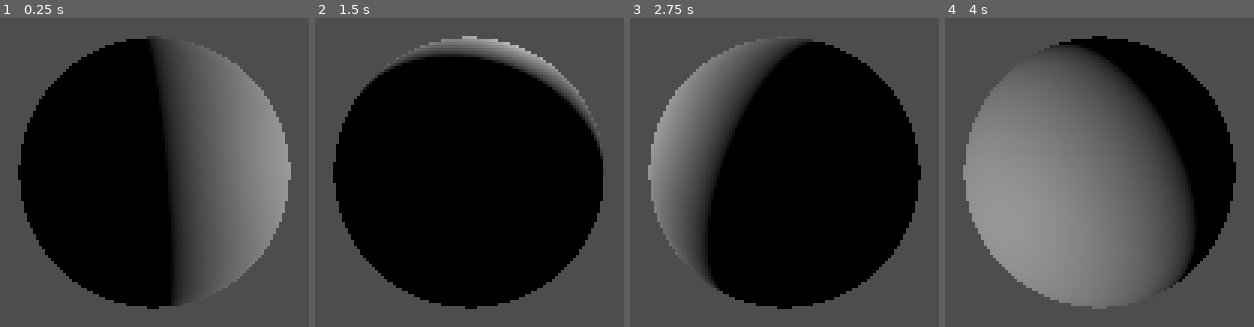
Above: before the commit, frames 1-4 (left to right).
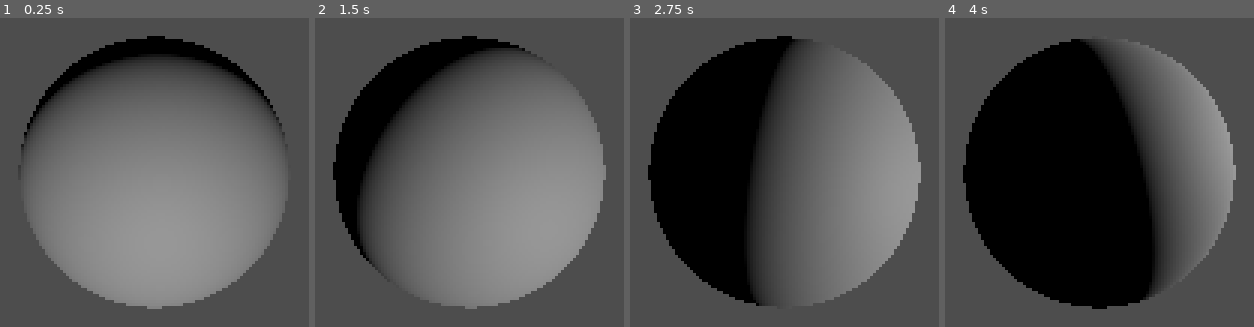
Above: after the commit, the same moments.

Repository: OgGhostJelly/Space
Game: Godot game, scene res://src/objects/main/main.tscn
The game is run twice, just before and just after one commit, with the same random seed, the same clock (stepped at 60 frames per second) and the same inputs. Before the commit the project starts from res://src/classes/world/world.tscn.
Inputs (mouse positions are in pixels of both pictures, inside the frame that each line leads up to):
- Up to frame 1 (0.25 s): no input
- Up to frame 2 (1.5 s): move the mouse to (outside the picture) at 0.52 s; hold Space (fire) 0.53-1.28 s; move the mouse to (outside the picture) at 1.27 s; tap Space (fire) at 1.35 s
- Up to frame 3 (2.75 s): move the mouse to (outside the picture) at 2.02 s; hold Space (fire) from 2.03 s (still down)
- Up to frame 4 (4 s): move the mouse to (outside the picture) at 2.77 s; release Space (fire) at 2.78 s; tap Space (fire) at 2.85 s; move the mouse to (outside the picture) at 3.52 s; hold Space (fire) from 3.53 s (still down)

The runs differ from the first frame. In frame 1, 50% of the frame differs, in the area x 5-95%, y 5-95%; in frame 2, 52%; in frame 3, 52%; in frame 4, 56%.

Commit message:
moving around and updates

Diff:
--- a/project.godot
+++ b/project.godot
@@ -9,39 +9,39 @@
 config_version=5
 
 _global_script_classes=[{
-"base": "MeshInstance3D",
+"base": "Area3D",
 "class": &"Planet",
 "language": &"GDScript",
-"path": "res://src/classes/planet/planet.gd"
+"path": "res://src/objects/world/subobjects/planet/planet.gd"
 }, {
 "base": "Node3D",
 "class": &"Player",
 "language": &"GDScript",
-"path": "res://src/classes/player/player.gd"
-}, {
-"base": "Node3D",
-"class": &"World",
-"language": &"GDScript",
-"path": "res://src/classes/world/world.gd"
+"path": "res://src/objects/world/subobjects/player/player.gd"
 }]
 _global_script_class_icons={
 "Planet": "",
-"Player": "",
-"World": ""
+"Player": ""
 }
 
 [application]
 
 config/name="Space"
-run/main_scene="res://src/classes/world/world.tscn"
+run/main_scene="res://src/objects/main/main.tscn"
 config/features=PackedStringArray("4.0", "Mobile")
 config/icon="res://icon.svg"
+
+[autoload]
+
+PlanetData="*res://src/autoload/planet_data.gd"
 
 [input]
 
 fire={
 "deadzone": 0.5,
 "events": [Object(InputEventKey,"resource_local_to_scene":false,"resource_name":"","device":0,"window_id":0,"alt_pressed":false,"shift_pressed":false,"ctrl_pressed":false,"meta_pressed":false,"pressed":false,"keycode":0,"physical_keycode":32,"unicode":0,"echo":false,"script":null)
+, Object(InputEventMouseButton,"resource_local_to_scene":false,"resource_name":"","device":-1,"window_id":0,"alt_pressed":false,"shift_pressed":false,"ctrl_pressed":false,"meta_pressed":false,"button_mask":0,"position":Vector2(0, 0),"global_position":Vector2(0, 0),"factor":1.0,"button_index":1,"pressed":false,"double_click":false,"script":null)
+, Object(InputEventMouseButton,"resource_local_to_scene":false,"resource_name":"","device":-1,"window_id":0,"alt_pressed":false,"shift_pressed":false,"ctrl_pressed":false,"meta_pressed":false,"button_mask":0,"position":Vector2(0, 0),"global_position":Vector2(0, 0),"factor":1.0,"button_index":2,"pressed":false,"double_click":false,"script":null)
 ]
 }
 
--- /dev/null
+++ b/src/autoload/planet_data.gd
@@ -0,0 +1,4 @@
+extends Node
+
+
+@export var mouse_touching_planet: bool
--- a/src/classes/planet/planet.gd
+++ /dev/null
@@ -1,2 +0,0 @@
-extends MeshInstance3D
-class_name Planet
--- a/src/classes/planet/subclasses/Earth/earth.gd
+++ /dev/null
@@ -1 +0,0 @@
-extends Planet
--- a/src/classes/planet/subclasses/Earth/earth.tscn
+++ /dev/null
@@ -1,9 +0,0 @@
-[gd_scene load_steps=3 format=3 uid="uid://c5igof51bc8r6"]
-
-[ext_resource type="Script" path="res://src/classes/planet/subclasses/Earth/earth.gd" id="1_pjl38"]
-
-[sub_resource type="SphereMesh" id="SphereMesh_4foyh"]
-
-[node name="Earth" type="MeshInstance3D"]
-mesh = SubResource("SphereMesh_4foyh")
-script = ExtResource("1_pjl38")
--- a/src/classes/player/laser/laser.gd
+++ /dev/null
@@ -1,15 +0,0 @@
-extends Node3D
-
-
-@onready var laser_mesh: MeshInstance3D = $LaserMesh
-@onready var laser_visibility_timer: Timer = $LaserVisibilityTimer
-
-
-func _process(_delta: float) -> void:
-	if Input.is_action_just_pressed("fire"):
-		laser_mesh.visible = true
-		laser_visibility_timer.start()
-
-
-func _on_laser_visibility_timer_timeout() -> void:
-	laser_mesh.visible = false
--- a/src/classes/player/laser/laser.tscn
+++ /dev/null
@@ -1,20 +0,0 @@
-[gd_scene load_steps=3 format=3 uid="uid://bxw0ypoii30bs"]
-
-[ext_resource type="Script" path="res://src/classes/player/laser/laser.gd" id="1_f8d40"]
-
-[sub_resource type="PrismMesh" id="PrismMesh_gp6ra"]
-size = Vector3(0.1, 0.1, 1000)
-
-[node name="Laser" type="Node3D"]
-script = ExtResource("1_f8d40")
-
-[node name="LaserMesh" type="MeshInstance3D" parent="."]
-visible = false
-mesh = SubResource("PrismMesh_gp6ra")
-skeleton = NodePath("../..")
-
-[node name="LaserVisibilityTimer" type="Timer" parent="."]
-wait_time = 0.05
-one_shot = true
-
-[connection signal="timeout" from="LaserVisibilityTimer" to="." method="_on_laser_visibility_timer_timeout"]
--- a/src/classes/player/player.tscn
+++ /dev/null
@@ -1,12 +0,0 @@
-[gd_scene load_steps=3 format=3 uid="uid://bj5vc1t5uav4t"]
-
-[ext_resource type="Script" path="res://src/classes/player/player.gd" id="1_bvh8e"]
-[ext_resource type="PackedScene" uid="uid://bxw0ypoii30bs" path="res://src/classes/player/laser/laser.tscn" id="2_nu7q2"]
-
-[node name="Player" type="Node3D"]
-script = ExtResource("1_bvh8e")
-
-[node name="Laser" parent="." instance=ExtResource("2_nu7q2")]
-transform = Transform3D(1, 0, 0, 0, 1, 0, 0, 0, 1, 0, -0.275803, 0)
-
-[node name="Camera3D" type="Camera3D" parent="."]
--- a/src/classes/world/world.gd
+++ /dev/null
@@ -1,2 +0,0 @@
-extends Node3D
-class_name World
--- a/src/classes/world/world.tscn
+++ /dev/null
@@ -1,15 +0,0 @@
-[gd_scene load_steps=4 format=3 uid="uid://crijtt02t2qh3"]
-
-[ext_resource type="Script" path="res://src/classes/world/world.gd" id="1_mvr8b"]
-[ext_resource type="PackedScene" uid="uid://c5igof51bc8r6" path="res://src/classes/planet/subclasses/Earth/earth.tscn" id="2_mwtqs"]
-[ext_resource type="PackedScene" uid="uid://bj5vc1t5uav4t" path="res://src/classes/player/player.tscn" id="3_5d5t7"]
-
-[node name="Game" type="Node3D"]
-script = ExtResource("1_mvr8b")
-
-[node name="Earth" parent="." instance=ExtResource("2_mwtqs")]
-
-[node name="DirectionalLight3D" type="DirectionalLight3D" parent="Earth"]
-transform = Transform3D(1, 0, 0, 0, 0.999711, 0.0240484, 0, -0.0240484, 0.999711, 0, 0, 0)
-
-[node name="Player" parent="." instance=ExtResource("3_5d5t7")]
--- /dev/null
+++ b/src/objects/main/main.tscn
@@ -0,0 +1,12 @@
+[gd_scene load_steps=3 format=3 uid="uid://c5vmhw2sdsq4u"]
+
+[ext_resource type="PackedScene" path="res://src/objects/world/world.tscn" id="1_d0mvu"]
+[ext_resource type="PackedScene" uid="uid://chmfgvcp7mbmo" path="res://src/objects/userinterface/userinterface.tscn" id="2_ljx1d"]
+
+[node name="Main" type="Node"]
+
+[node name="World" parent="." instance=ExtResource("1_d0mvu")]
+
+[node name="UserInterface" parent="." instance=ExtResource("2_ljx1d")]
+grow_horizontal = 2
+grow_vertical = 2
--- /dev/null
+++ b/src/objects/userinterface/subobjects/laser/laser.gd
@@ -0,0 +1,19 @@
+extends CPUParticles2D
+
+
+@onready var laser_line: Line2D = $LaserLine2D
+
+
+func _process(_delta: float) -> void:
+	if not Input.is_action_pressed("fire") or not PlanetData.mouse_touching_planet:
+		visible = false
+		return
+
+	var global_mouse_position: Vector2 = get_global_mouse_position()
+
+	global_position = global_mouse_position
+
+	var viewport_rect_size: Vector2 = get_viewport_rect().size
+	laser_line.set_point_position(0,to_local(Vector2(viewport_rect_size.x/2.0,viewport_rect_size.y)))
+
+	visible = true
--- /dev/null
+++ b/src/objects/userinterface/subobjects/laser/laser.tscn
@@ -0,0 +1,38 @@
+[gd_scene load_steps=4 format=3 uid="uid://db7eckdym3omp"]
+
+[ext_resource type="Script" path="res://src/objects/userinterface/subobjects/laser/laser.gd" id="1_ert12"]
+
+[sub_resource type="Gradient" id="Gradient_jcmpt"]
+offsets = PackedFloat32Array(0.00436681, 1)
+colors = PackedColorArray(1, 1, 1, 1, 1, 1, 1, 0)
+
+[sub_resource type="Curve" id="Curve_j6wtw"]
+_data = [Vector2(0, 1), 0.0, 0.0, 0, 0, Vector2(1, 0.2), 0.0, 0.0, 0, 0]
+point_count = 2
+
+[node name="Laser" type="CPUParticles2D"]
+lifetime = 0.1
+direction = Vector2(0, 0)
+spread = 180.0
+gravity = Vector2(0, 0)
+initial_velocity_min = 100.0
+initial_velocity_max = 100.0
+angular_velocity_min = 100.0
+angular_velocity_max = 100.0
+linear_accel_min = 10.0
+linear_accel_max = 10.0
+radial_accel_min = 100.0
+radial_accel_max = 100.0
+tangential_accel_min = 100.0
+tangential_accel_max = 100.0
+scale_amount_min = 5.0
+scale_amount_max = 5.0
+color = Color(1, 0, 0, 1)
+color_ramp = SubResource("Gradient_jcmpt")
+script = ExtResource("1_ert12")
+metadata/_edit_vertical_guides_ = [-134.0]
+
+[node name="LaserLine2D" type="Line2D" parent="."]
+points = PackedVector2Array(0, 0, 0, 0)
+width_curve = SubResource("Curve_j6wtw")
+default_color = Color(1, 0, 0, 1)
--- /dev/null
+++ b/src/objects/userinterface/userinterface.tscn
@@ -0,0 +1,13 @@
+[gd_scene load_steps=2 format=3 uid="uid://chmfgvcp7mbmo"]
+
+[ext_resource type="PackedScene" uid="uid://db7eckdym3omp" path="res://src/objects/userinterface/subobjects/laser/laser.tscn" id="1_n081s"]
+
+[node name="UserInterface" type="Control"]
+layout_mode = 3
+anchors_preset = 15
+anchor_right = 1.0
+anchor_bottom = 1.0
+grow_horizontal = 2
+grow_vertical = 2
+
+[node name="Laser" parent="." instance=ExtResource("1_n081s")]
--- /dev/null
+++ b/src/objects/world/subobjects/planet/planet.gd
@@ -0,0 +1,18 @@
+extends Area3D
+class_name Planet
+
+
+func _ready() -> void:
+	print("ready up")
+	var _t = mouse_entered.connect(_on_mouse_entered)
+	_t = mouse_exited.connect(_on_mouse_exited)
+
+
+func _on_mouse_entered() -> void:
+	PlanetData.mouse_touching_planet = true
+	print("mouse entered")
+
+
+func _on_mouse_exited() -> void:
+	PlanetData.mouse_touching_planet = false
+	print("mouse exited")
--- /dev/null
+++ b/src/objects/world/subobjects/planet/subclasses/Earth/earth.gd
@@ -0,0 +1,15 @@
+extends Area3D
+
+
+# Called when the node enters the scene tree for the first time.
+func _ready() -> void:
+	pass # Replace with function body.
+
+
+# Called every frame. 'delta' is the elapsed time since the previous frame.
+func _process(delta: float) -> void:
+	pass
+
+
+func _on_mouse_entered() -> void:
+	pass # Replace with function body.
--- /dev/null
+++ b/src/objects/world/subobjects/planet/subclasses/Earth/earth.tscn
@@ -0,0 +1,17 @@
+[gd_scene load_steps=4 format=3 uid="uid://cxrhil7wjg54l"]
+
+[ext_resource type="Script" path="res://src/objects/world/subobjects/planet/planet.gd" id="1_blaoj"]
+
+[sub_resource type="SphereMesh" id="SphereMesh_4foyh"]
+
+[sub_resource type="SphereShape3D" id="SphereShape3D_h2g8q"]
+
+[node name="Earth" type="Area3D"]
+monitorable = false
+script = ExtResource("1_blaoj")
+
+[node name="MeshInstance3D" type="MeshInstance3D" parent="."]
+mesh = SubResource("SphereMesh_4foyh")
+
+[node name="CollisionShape3D" type="CollisionShape3D" parent="."]
+shape = SubResource("SphereShape3D_h2g8q")
--- a/src/classes/player/player.gd
+++ b/src/objects/world/subobjects/player/player.gd
@@ -3,7 +3,7 @@
 
 
 @export var radius: float = 2.6
-@export var speed: float = 1.0
+@export var speed: float = 0.5
 @export var y_pos: float = 2.0
 
 
--- /dev/null
+++ b/src/objects/world/subobjects/player/player.tscn
@@ -0,0 +1,8 @@
+[gd_scene load_steps=2 format=3]
+
+[ext_resource type="Script" path="res://src/objects/world/subobjects/player/player.gd" id="1_bvh8e"]
+
+[node name="Player" type="Node3D"]
+script = ExtResource("1_bvh8e")
+
+[node name="Camera3D" type="Camera3D" parent="."]
--- /dev/null
+++ b/src/objects/world/world.tscn
@@ -0,0 +1,13 @@
+[gd_scene load_steps=3 format=3]
+
+[ext_resource type="PackedScene" path="res://src/objects/world/subobjects/planet/subclasses/Earth/earth.tscn" id="2_mwtqs"]
+[ext_resource type="PackedScene" path="res://src/objects/world/subobjects/player/player.tscn" id="3_5d5t7"]
+
+[node name="World" type="Node3D"]
+
+[node name="Earth" parent="." instance=ExtResource("2_mwtqs")]
+
+[node name="DirectionalLight3D" type="DirectionalLight3D" parent="Earth"]
+transform = Transform3D(1, 0, 0, 0, 0.999711, 0.0240484, 0, -0.0240484, 0.999711, 0, 0, 0)
+
+[node name="Player" parent="." instance=ExtResource("3_5d5t7")]
